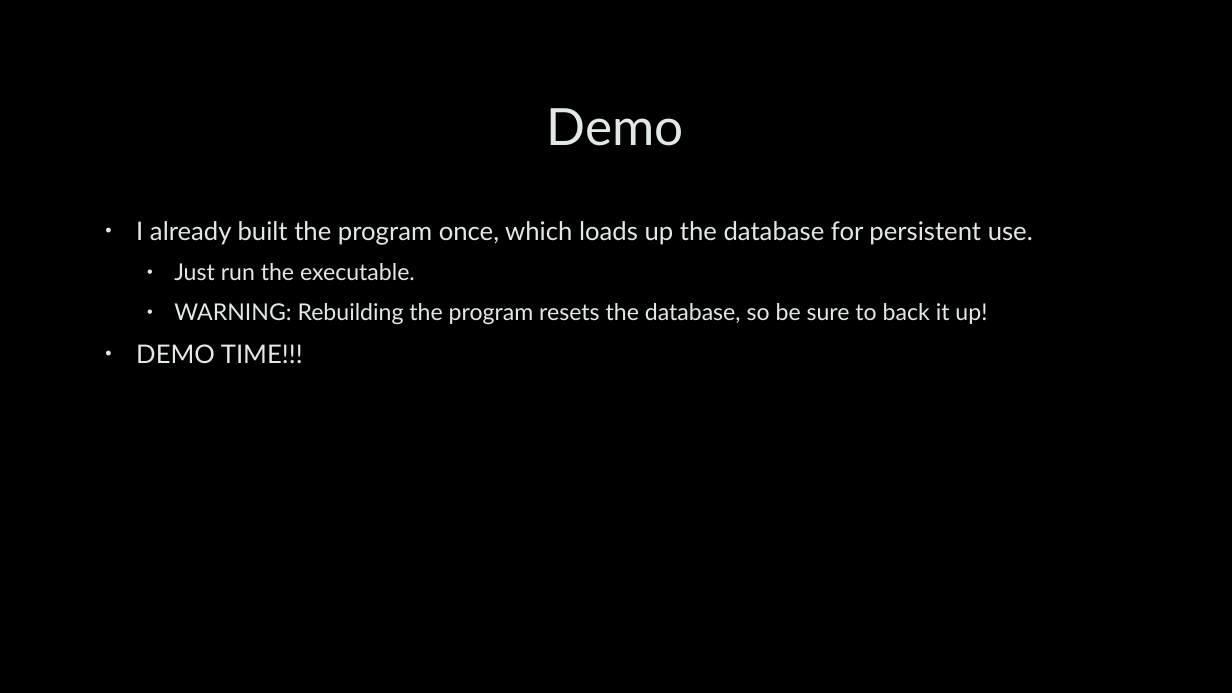
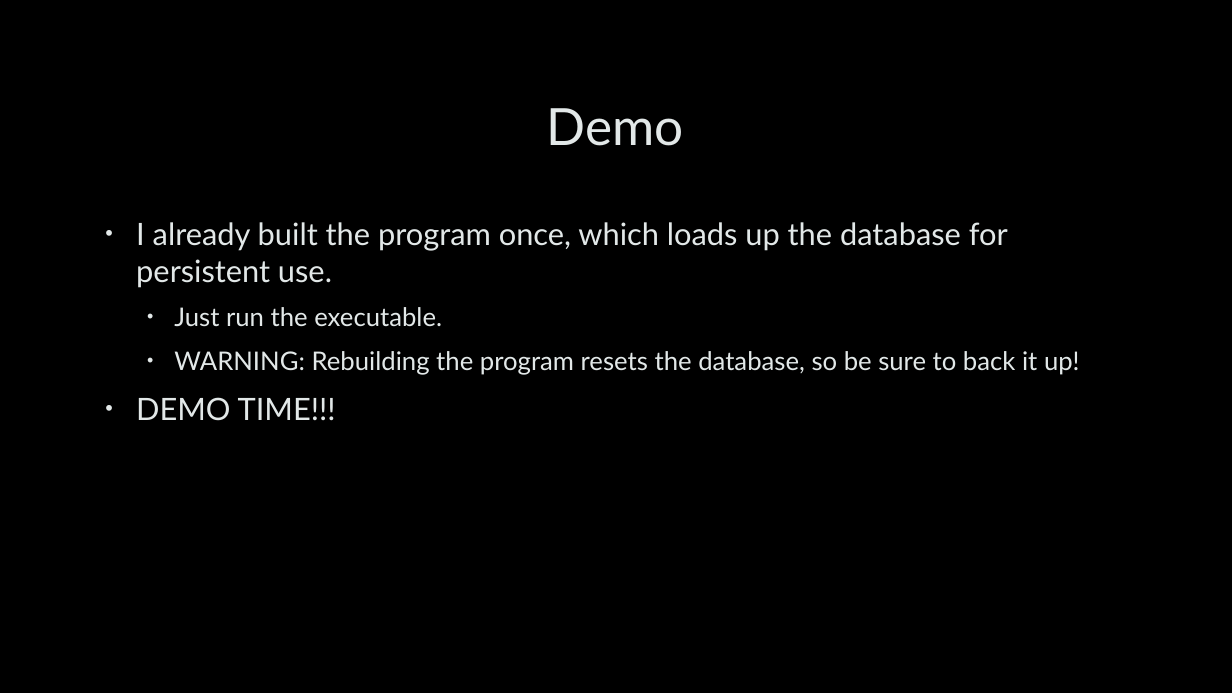
Before and after one commit to jondgons/Financial-Database-Manager, a slide deck: slide 5 of Documentation/Financial Database Manager.pptx. Drawn at 1232x693 pixels with LibreOffice and Linux fonts; fonts in the diff are those of the drawing; background and template pictures are left out. Boxes give left, top, right and bottom in pixels: in the first picture for what was removed or moved away, otherwise in the second. Text is boxed around its words. In the diff, an @@ line names an element or a change of style, - is before the commit and + after.

```diff
--- a/Documentation/Financial Database Manager.pptx
+++ b/Documentation/Financial Database Manager.pptx
@@ text "I already built the program ..." at <box>136,222,1080,421</box>: size 20 to 24 pt in "I already built the program once, which ...", "DEMO TIME!!!"; size 18 to 20 pt in "Just run the executable.", "WARNING: Rebuilding the program resets the database, ..." @@
```
Also in this commit, not shown: 4 other slides changed.
